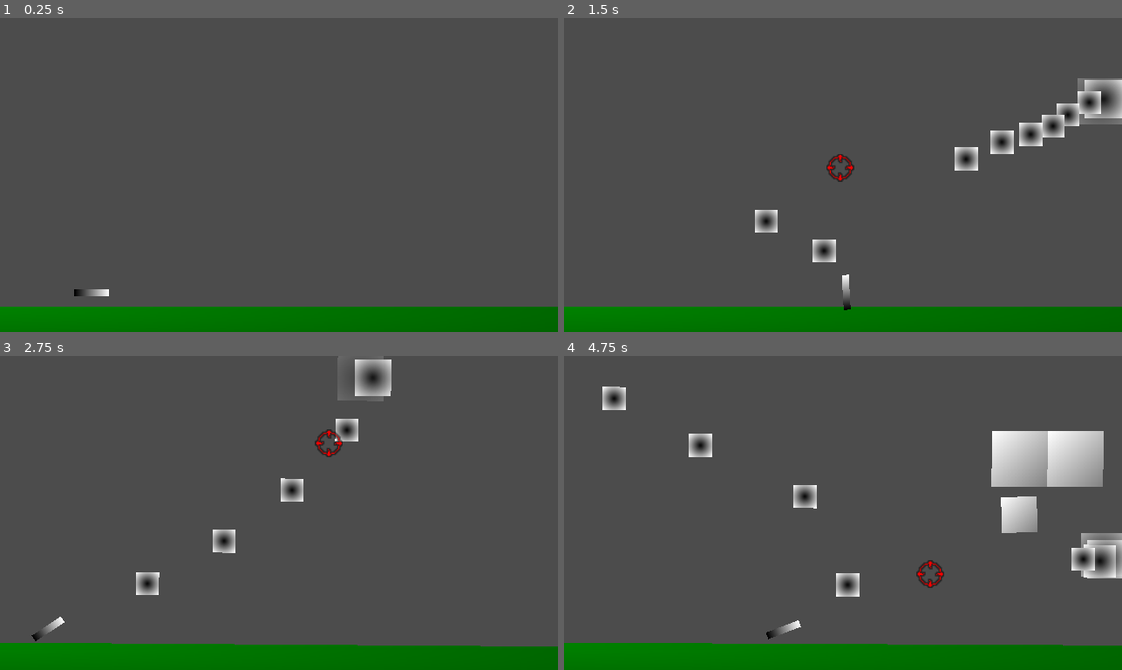
Above: before the commit, frames 1-4 (two rows, left to right).
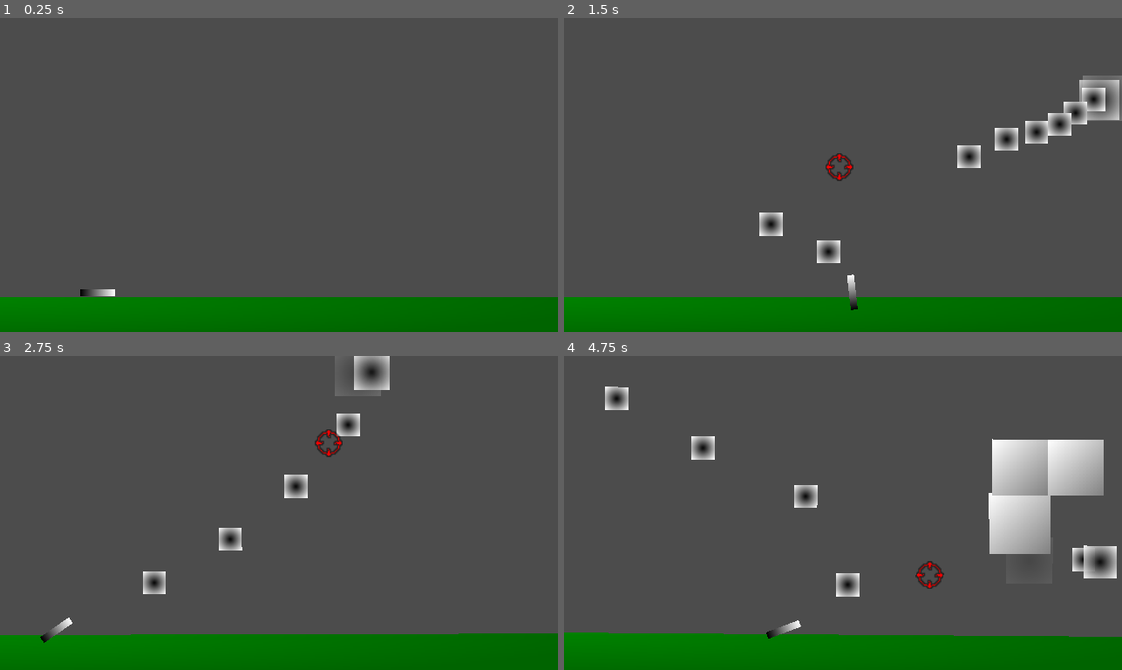
Above: after the commit, the same moments.

Repository: dranik544/explanation-overdue
Game: Godot game, scene res://scenes/main.tscn
The game is run twice, just before and just after one commit, with the same random seed, the same clock (stepped at 60 frames per second) and the same inputs.
Inputs (mouse positions are in pixels of both pictures, inside the frame that each line leads up to):
- Up to frame 1 (0.25 s): no input
- Up to frame 2 (1.5 s): tap Enter at 0.5 s; move the mouse to (965, 159) at 0.52 s; press the mouse at (965, 159) at 0.53 s; hold D (RIGHT) 0.53-1.25 s; tap W (JUMP) at 0.77 s; release the mouse at (965, 159) at 1.25 s; drag from (731, 190) to (1055, 121) at 1.27 s
- Up to frame 3 (2.75 s): move the mouse to (334, 443) at 2.02 s; press the mouse at (334, 443) at 2.03 s; hold A (LEFT) from 2.03 s (still down)
- Up to frame 4 (4.75 s): release A (LEFT) at 2.75 s; release the mouse at (898, 443) at 2.75 s; drag from (815, 575) to (636, 613) at 2.77 s; move the mouse to (1010, 560) at 3.52 s; press the mouse at (1010, 560) at 3.53 s; hold D (RIGHT) 3.53-4.25 s; tap W (JUMP) at 3.77 s; release the mouse at (1010, 560) at 4.25 s; drag from (675, 465) to (932, 575) at 4.27 s

The runs differ from the first frame. In frame 1, 3.2% of the frame differs, in the area x 0-100%, y 86-92%; in frame 2, 6.1%; in frame 3, 5.5%; in frame 4, 6.8%, in the area x 0-100%, y 9-93%.

Commit message:
спавн портала (портал не сделан)

Diff:
--- a/global.gd
+++ b/global.gd
@@ -4,3 +4,5 @@
 var sensivityAim: float = 1.5
 var speedLoc: float = 180.0
 var aimGamepadDeadZone: float = 0.2
+enum locations {forest}
+export(locations) var currentLocation = locations.forest
--- a/scenes/block_pool.gd
+++ b/scenes/block_pool.gd
@@ -1,9 +1,14 @@
 extends Node2D
 
-export(float) var minInterval = 1.0   # минимальное время появления
-export(float) var maxInterval = 2.0   # максимальное время появления
+export(float) var minInterval = 1.0    # минимальное время появления
+export(float) var maxInterval = 2.0    # максимальное время появления
+export(NodePath) var finalPortalPath   # путь к финальному порталу
+onready var finalPortal: Node2D = get_node(finalPortalPath) if finalPortalPath else null
+export(int) var neededBlocksSpawnForSpawnFinalPortal = 25   # нужное кол-во выпущеных блоков для спавна портала
 
-var pool: Array = []   # пул блоков
+var pool: Array = []           # пул блоков
+var BlockSpawnCount: int = 0   # кол-во созданных блоков
+
 
 func _ready():
 	# получаем всех ДЕТЕЙ
@@ -23,6 +28,12 @@
 func spawnBlock():
 	# берём рандомный блок
 	pool.shuffle()
+	BlockSpawnCount += 1
+
+	if BlockSpawnCount >= neededBlocksSpawnForSpawnFinalPortal:
+		activatePortal()
+		return
+
 	for i in pool:
 		if not i.visible:
 			# ставим за экраном
@@ -38,3 +49,7 @@
 func returnBlock(block: Node2D):
 	block.visible = false
 	if block.has_method("deactivate"): block.deactivate()
+
+func activatePortal():
+	if finalPortal == null: return
+	finalPortal.activate()
--- a/scenes/blocks/block_1.gd
+++ b/scenes/blocks/block_1.gd
@@ -27,7 +27,7 @@
 			add_child(tweenDamage)
 
 			tweenDamage.interpolate_property(sprite2d, "rotation", sprite2d.rotation, sprite2d.rotation + rand_range(-0.1, 0.1), 0.01)
-			tweenDamage.interpolate_property(sprite2d, "modulate", sprite2d.modulate, Color(1.0, 0.5, 0.5, 1.0), 0.01)
+			tweenDamage.interpolate_property(sprite2d, "modulate", sprite2d.modulate, Color(0.5, 0.5, 0.5, 1.0), 0.01)
 			tweenDamage.start()
 			yield(tweenDamage, "tween_completed")
 
@@ -35,8 +35,8 @@
 			var tweenDamageR: Tween = Tween.new()
 			add_child(tweenDamageR)
 
-			tweenDamageR.interpolate_property(sprite2d, "rotation", sprite2d.rotation, 0.0, 0.15, Tween.TRANS_CIRC, Tween.EASE_IN)
-			tweenDamageR.interpolate_property(sprite2d, "modulate", sprite2d.modulate, Color(1.0, 1.0, 1.0, 1.0), 0.15, Tween.TRANS_CIRC, Tween.EASE_IN)
+			tweenDamageR.interpolate_property(sprite2d, "rotation", sprite2d.rotation, 0.0, 0.2, Tween.TRANS_CIRC, Tween.EASE_IN)
+			tweenDamageR.interpolate_property(sprite2d, "modulate", sprite2d.modulate, Color(1.0, 1.0, 1.0, 1.0), 0.2, Tween.TRANS_CIRC, Tween.EASE_IN)
 			tweenDamageR.start()
 			yield(tweenDamageR, "tween_completed")
 
--- /dev/null
+++ b/scenes/deathZone.gd
@@ -0,0 +1,11 @@
+extends Area2D
+
+export(Vector2) var defaultPlayerPosition = Vector2(-155, 100)
+
+
+func _ready():
+	connect("body_entered", self, "bodyEntered")
+
+func bodyEntered(body: Node2D):
+	if body.is_in_group("player"):
+		body.global_position = defaultPlayerPosition
--- /dev/null
+++ b/scenes/finalPortal.gd
@@ -0,0 +1,19 @@
+extends Area2D
+
+var movePortal: bool = false
+
+onready var sprite = $Sprite
+
+
+func _ready():
+	position = Vector2(
+		get_viewport_rect().size.x + 100,
+		0
+	)
+
+func activate():
+	movePortal = true
+
+func _physics_process(delta):
+	# двигаем портал влево
+	if movePortal: position.x -= Global.speedLoc * delta
--- /dev/null
+++ b/scenes/finalPortal.tscn
@@ -0,0 +1,86 @@
+[gd_scene load_steps=7 format=2]
+
+[ext_resource path="res://scenes/finalPortal.gd" type="Script" id=1]
+
+[sub_resource type="CircleShape2D" id=1]
+radius = 96.0052
+
+[sub_resource type="Gradient" id=2]
+colors = PoolColorArray( 0, 0, 1, 1, 1, 0, 1, 1 )
+
+[sub_resource type="GradientTexture2D" id=3]
+gradient = SubResource( 2 )
+width = 192
+height = 192
+fill = 1
+fill_from = Vector2( 0.493056, 0.515278 )
+
+[sub_resource type="Animation" id=5]
+length = 0.001
+tracks/0/type = "value"
+tracks/0/path = NodePath("Sprite:rotation_degrees")
+tracks/0/interp = 1
+tracks/0/loop_wrap = true
+tracks/0/imported = false
+tracks/0/enabled = true
+tracks/0/keys = {
+"times": PoolRealArray( 0 ),
+"transitions": PoolRealArray( 1 ),
+"update": 0,
+"values": [ 0.0 ]
+}
+tracks/1/type = "value"
+tracks/1/path = NodePath("Sprite:scale")
+tracks/1/interp = 1
+tracks/1/loop_wrap = true
+tracks/1/imported = false
+tracks/1/enabled = true
+tracks/1/keys = {
+"times": PoolRealArray( 0 ),
+"transitions": PoolRealArray( 1 ),
+"update": 0,
+"values": [ Vector2( 1, 1 ) ]
+}
+
+[sub_resource type="Animation" id=4]
+resource_name = "idle"
+length = 4.0
+loop = true
+tracks/0/type = "value"
+tracks/0/path = NodePath("Sprite:rotation_degrees")
+tracks/0/interp = 1
+tracks/0/loop_wrap = true
+tracks/0/imported = false
+tracks/0/enabled = true
+tracks/0/keys = {
+"times": PoolRealArray( 0, 4 ),
+"transitions": PoolRealArray( 1, 1 ),
+"update": 0,
+"values": [ 0.0, 360.0 ]
+}
+tracks/1/type = "value"
+tracks/1/path = NodePath("Sprite:scale")
+tracks/1/interp = 1
+tracks/1/loop_wrap = true
+tracks/1/imported = false
+tracks/1/enabled = true
+tracks/1/keys = {
+"times": PoolRealArray( 0, 2, 4 ),
+"transitions": PoolRealArray( 0.5, 2, 1 ),
+"update": 0,
+"values": [ Vector2( 1, 1 ), Vector2( 0.7, 0.7 ), Vector2( 1, 1 ) ]
+}
+
+[node name="finalPortal" type="Area2D"]
+script = ExtResource( 1 )
+
+[node name="CollisionShape2D" type="CollisionShape2D" parent="."]
+shape = SubResource( 1 )
+
+[node name="Sprite" type="Sprite" parent="."]
+texture = SubResource( 3 )
+
+[node name="AnimationPlayer" type="AnimationPlayer" parent="."]
+autoplay = "idle"
+anims/RESET = SubResource( 5 )
+anims/idle = SubResource( 4 )
--- /dev/null
+++ b/scenes/main.gd
@@ -0,0 +1,7 @@
+extends Node2D
+
+export(Global.locations) var currentLocation = Global.locations.forest
+
+
+func _ready():
+	Global.currentLocation = currentLocation
--- a/scenes/main.tscn
+++ b/scenes/main.tscn
@@ -7,6 +7,9 @@
 [ext_resource path="res://scenes/blocks_group_1.gd" type="Script" id=5]
 [ext_resource path="res://scenes/blocks/block_1.tscn" type="PackedScene" id=6]
 [ext_resource path="res://scenes/camera_2d.gd" type="Script" id=7]
+[ext_resource path="res://scenes/finalPortal.tscn" type="PackedScene" id=8]
+[ext_resource path="res://scenes/main.gd" type="Script" id=9]
+[ext_resource path="res://scenes/deathZone.gd" type="Script" id=10]
 
 [sub_resource type="Gradient" id=1]
 colors = PoolColorArray( 2.09369e-06, 0.516062, 9.62615e-08, 1, 1.67254e-06, 0.395666, 4.81308e-08, 1 )
@@ -17,6 +20,18 @@
 height = 40
 fill = 1
 
+[sub_resource type="RectangleShape2D" id=5]
+extents = Vector2( 510, 100 )
+
+[sub_resource type="RectangleShape2D" id=6]
+extents = Vector2( 510, 100 )
+
+[sub_resource type="RectangleShape2D" id=7]
+extents = Vector2( 100, 310 )
+
+[sub_resource type="RectangleShape2D" id=8]
+extents = Vector2( 100, 310 )
+
 [sub_resource type="RectangleShape2D" id=3]
 extents = Vector2( 255, 10 )
 
@@ -24,13 +39,34 @@
 extents = Vector2( 10, 155 )
 
 [node name="main" type="Node2D"]
+script = ExtResource( 9 )
 
 [node name="visual" type="Node2D" parent="."]
-position = Vector2( 0, 8 )
 
 [node name="floor" type="Sprite" parent="visual"]
 position = Vector2( 0, 125 )
 texture = SubResource( 2 )
+
+[node name="deathZone" type="Area2D" parent="."]
+collision_layer = 0
+collision_mask = 2
+script = ExtResource( 10 )
+
+[node name="CollisionShape2D" type="CollisionShape2D" parent="deathZone"]
+position = Vector2( 0, 241 )
+shape = SubResource( 5 )
+
+[node name="CollisionShape2D2" type="CollisionShape2D" parent="deathZone"]
+position = Vector2( 0, -245 )
+shape = SubResource( 6 )
+
+[node name="CollisionShape2D3" type="CollisionShape2D" parent="deathZone"]
+position = Vector2( -350, 0 )
+shape = SubResource( 7 )
+
+[node name="CollisionShape2D4" type="CollisionShape2D" parent="deathZone"]
+position = Vector2( 350, 0 )
+shape = SubResource( 8 )
 
 [node name="collisions" type="StaticBody2D" parent="."]
 collision_mask = 0
@@ -58,8 +94,9 @@
 poolSize = 10
 
 [node name="BlockPool" type="Node2D" parent="."]
-position = Vector2( 0, -7 )
 script = ExtResource( 3 )
+finalPortalPath = NodePath("../finalPortal")
+neededBlocksSpawnForSpawnFinalPortal = 2
 
 [node name="blocksGroup1" type="Node2D" parent="BlockPool"]
 position = Vector2( -80, -320 )
@@ -123,8 +160,11 @@
 [node name="block4" parent="BlockPool/blocksGroup6" instance=ExtResource( 6 )]
 position = Vector2( 104, 56 )
 
+[node name="finalPortal" parent="." instance=ExtResource( 8 )]
+position = Vector2( 353, 0 )
+
 [node name="player" parent="." instance=ExtResource( 1 )]
-position = Vector2( -160, 104 )
+position = Vector2( -155, 100 )
 poolPath = NodePath("../ProjectilePool")
 cameraPath = NodePath("../Camera2D")
 
Not shown: 1 places in scenes/main.tscn that only renumber resources
